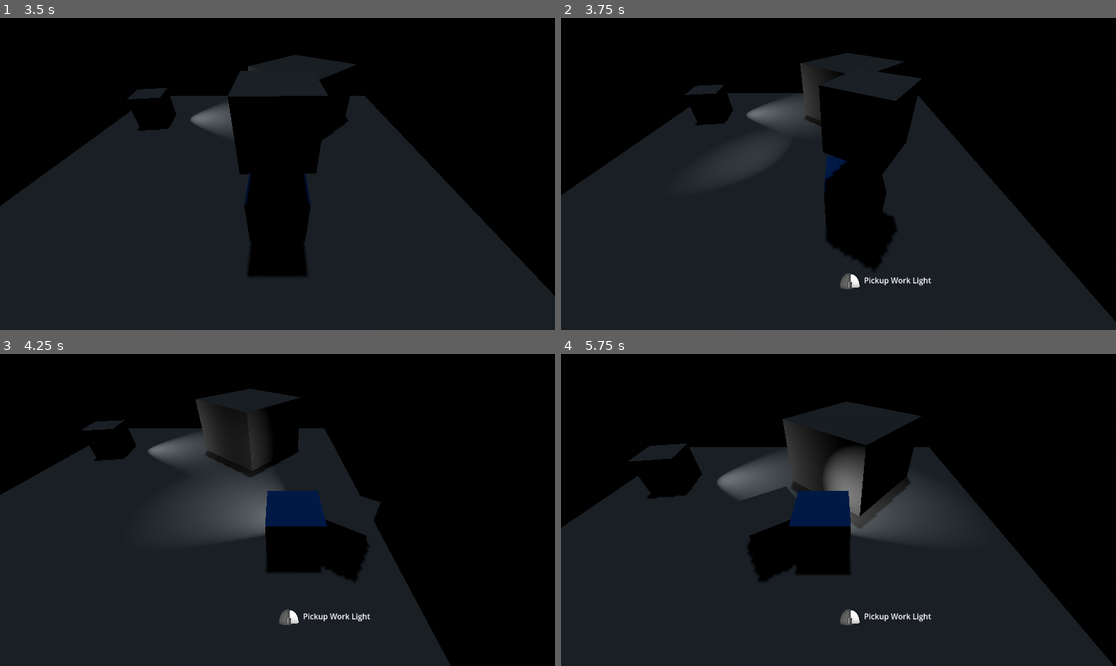
Above: before the commit, frames 1-4 (two rows, left to right).
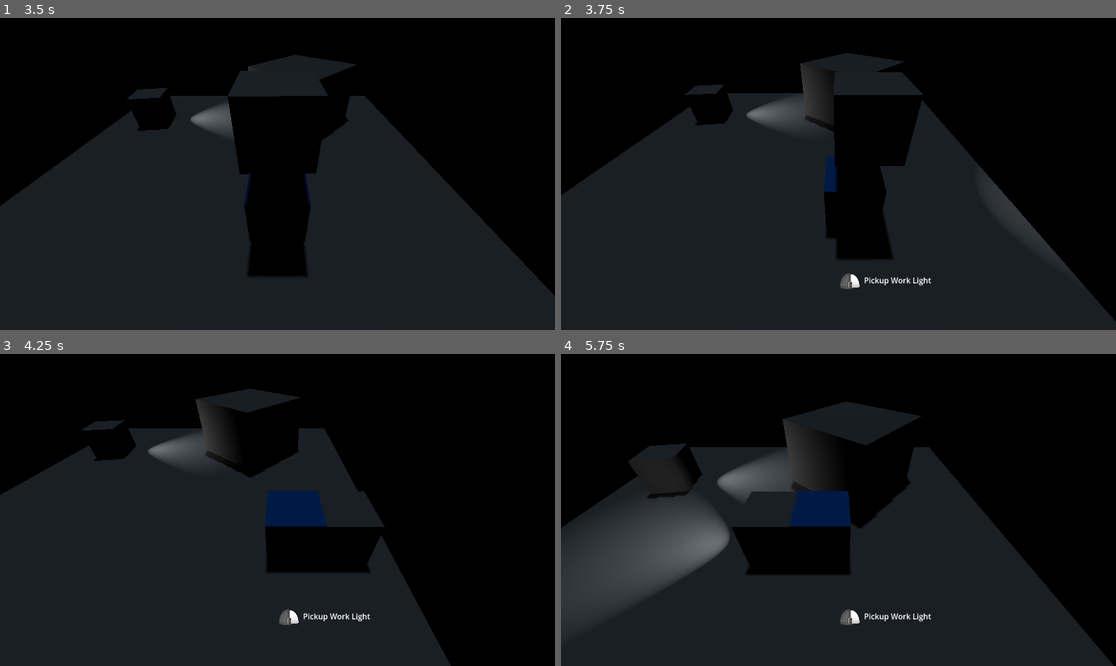
Above: after the commit, the same moments.

Repository: joshandersn/power
Game: Godot game, scene res://Scenes/main.tscn
The game is run twice, just before and just after one commit, with the same random seed, the same clock (stepped at 60 frames per second) and the same inputs.
Inputs (mouse positions are in pixels of both pictures, inside the frame that each line leads up to):
- Up to frame 1 (3.5 s): click "Play" at 0.5 s; click "Play" at 1.25 s; tap Enter (ui_accept) at 2, 2.27, 3.02 s; move the mouse to (399, 158) at 2.02 s; hold D (move_right) 2.03-2.78 s; right-click (399, 158) at 2.1 s; move the mouse to (166, 189) at 2.77 s; hold S (move_down) from 2.78 s (still down); right-click (166, 189) at 2.85 s
- Up to frame 2 (3.75 s): move the mouse to (894, 105) at 3.52 s; release S (move_down) at 3.53 s; hold D (move_right) from 3.53 s (still down); right-click (894, 105) at 3.6 s
- Up to frame 3 (4.25 s): keep holding D (move_right)
- Up to frame 4 (5.75 s): move the mouse to (810, 572) at 4.27 s; release D (move_right) at 4.28 s; hold W (move_up) 4.28-5.03 s; right-click (810, 572) at 4.35 s; tap Enter (ui_accept) at 4.52, 5.27 s; move the mouse to (1005, 556) at 5.02 s; hold A (move_left) from 5.03 s (still down); right-click (1005, 556) at 5.1 s

Frame 1 is identical in both runs. In frame 2, 1.7% of the frame differs, in the area x 31-85%, y 17-82%; in frame 3, 3.3%; in frame 4, 9.2%, in the area x 2-66%, y 30-80%.

Commit message:
dropped items have correct angle

Diff:
--- a/Entities/player.gd
+++ b/Entities/player.gd
@@ -29,7 +29,8 @@
 		var dropped_item = picked_up_item.scene.instantiate()
 		dropped_item.position = $PickupPos.global_position
 		dropped_item.linear_velocity = last_direction * throw_power
-		dropped_item.rotation.y = last_direction.x
+		var dir = last_direction.normalized()
+		dropped_item.rotation.y = atan2(-dir.x, -dir.z)
 		add_sibling(dropped_item)
 		clear_pickups()
 	else:
Not shown: 3 places in Scenes/level01.tscn that only renumber resources
